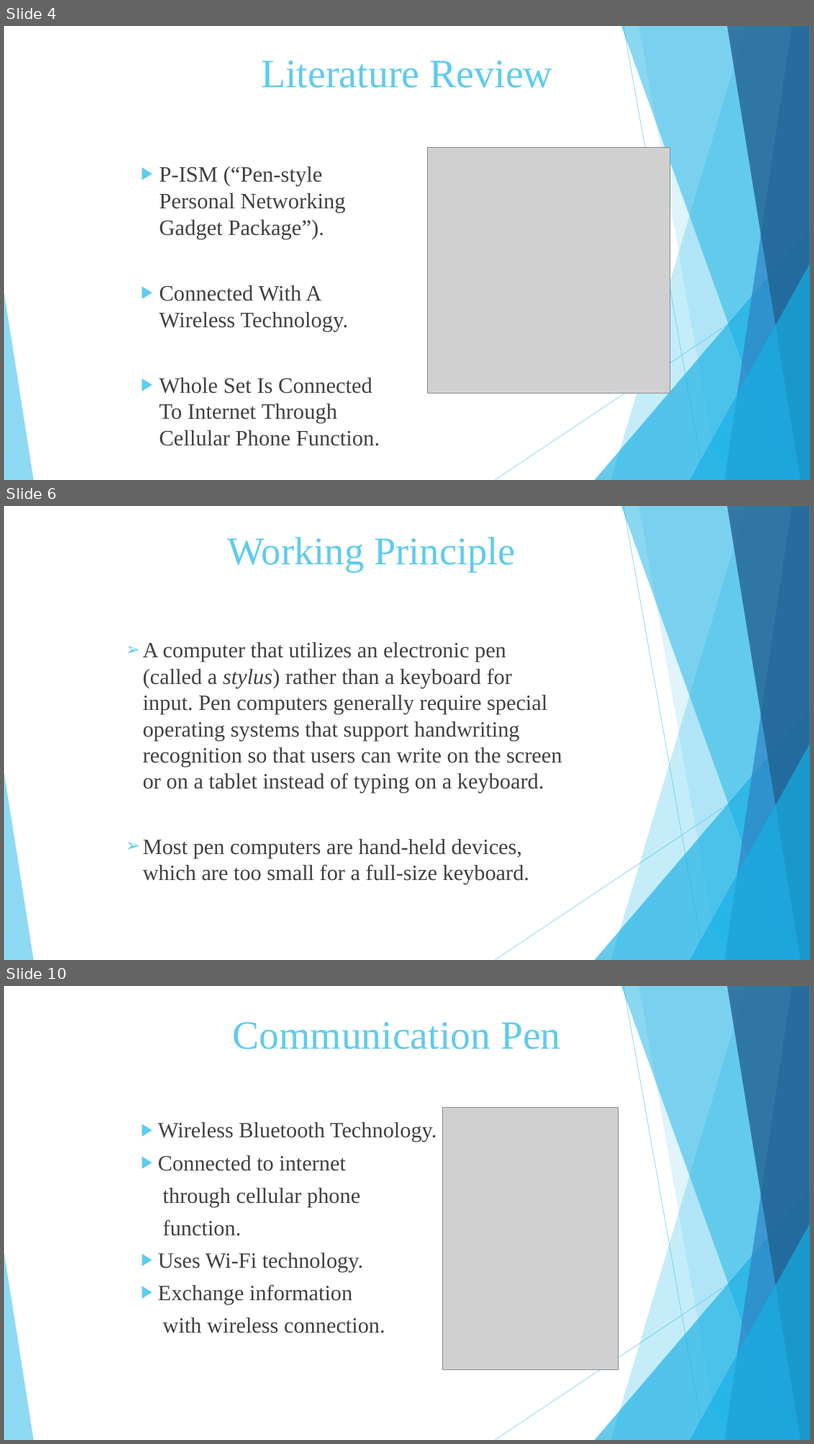
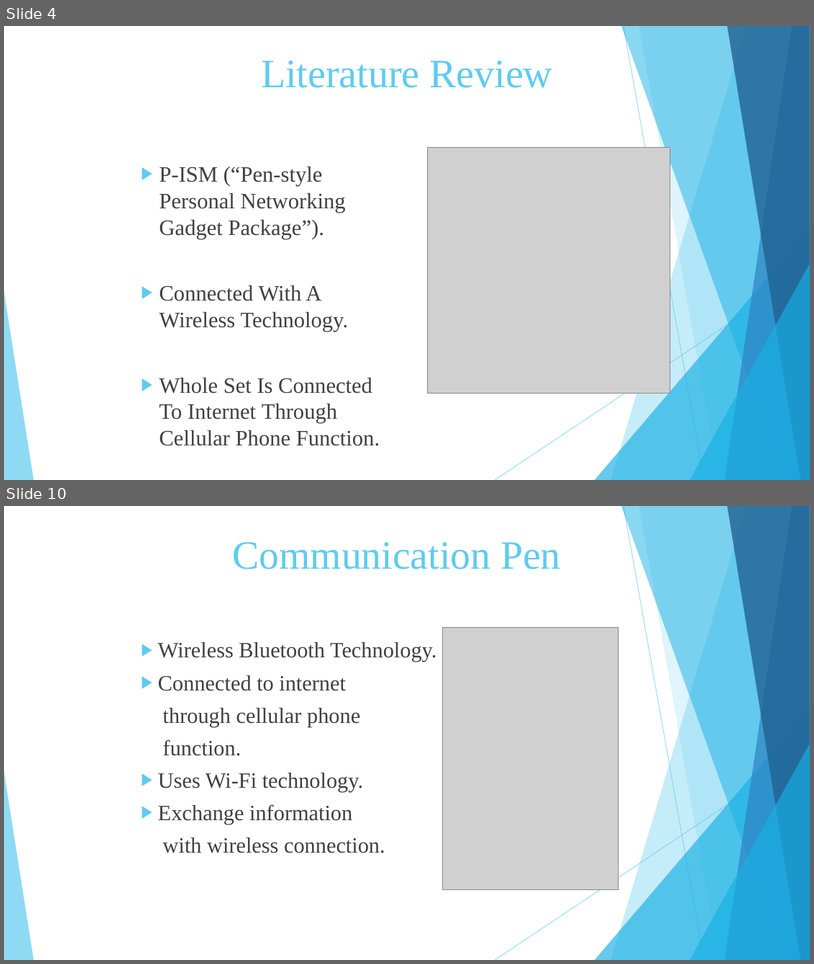
Before and after one commit to Vaibhav-Dharmik/project_reports_final_yr, a slide deck: final_submission_ppt.pptx. Shown one above the other, each under a label of ours: slides 4, 6 and 10 before the commit, slides 4 and 10 after it; the slides between them are not shown. The pictures are 814x1444 and 814x964 pixels, drawn with LibreOffice and Linux fonts; fonts in the diff are those of the drawing; grey boxes stand for pictures. Boxes give left, top, right and bottom in pixels: in the first picture for what was removed or moved away, otherwise in the second. Text is boxed around its words. In the diff, an @@ line names an element or a change of style, - is before the commit and + after.

```diff
--- a/final_submission_ppt.pptx
+++ b/final_submission_ppt.pptx
@@ slide 6 removed at <box>4,506,810,960</box>, background #FFFFFF; not listed: 10 template elements that a slide beside it also shows @@
@@ text removed at <box>228,537,516,572</box> @@
-Working Principle
@@ text removed at <box>143,642,562,884</box> @@
-➢ A computer that utilizes an electronic pen (called a stylus) rather than a keyboard for input. Pen computers generally require special operating systems that support handwriting recognition so that users can write on the screen or on a tablet instead of typing on a keyboard.
-➢ Most pen computers are hand-held devices, which are too small for a full-size keyboard.
```
Also in this commit, not shown: 5 slides added, 4 other slides removed, 1 other file.
